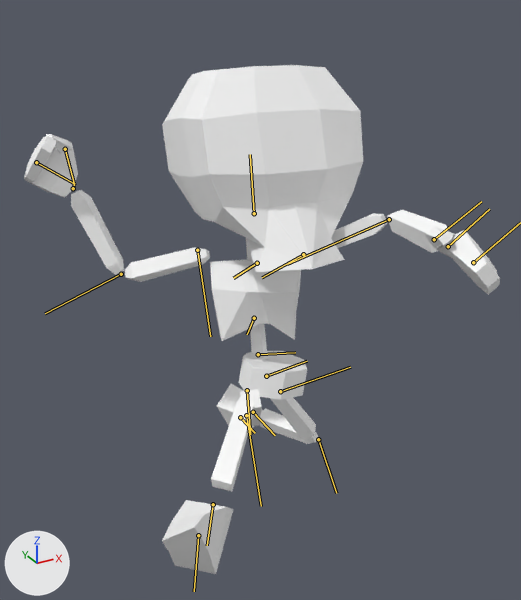
One commit to the FBX model Game/Assets/Models/George/SmallSkeleton_Animations_Alpha.fbx: the scene before it, then after it.
Before and after are seen from a 50 mm lens placed at (-1.03, -1.81, 1.94), pointed at (-0.07, -0.07, 1.07). Arrows for +X, +Y and +Z are at lower left; the lights stay in place. Both versions are drawn at frame 122 of the action 'Take 001'; the numbers are the values there. The bones that bend it are drawn over the model as lines.

Names of what the first picture shows: 'C01_Skeleton_LowPoly'.
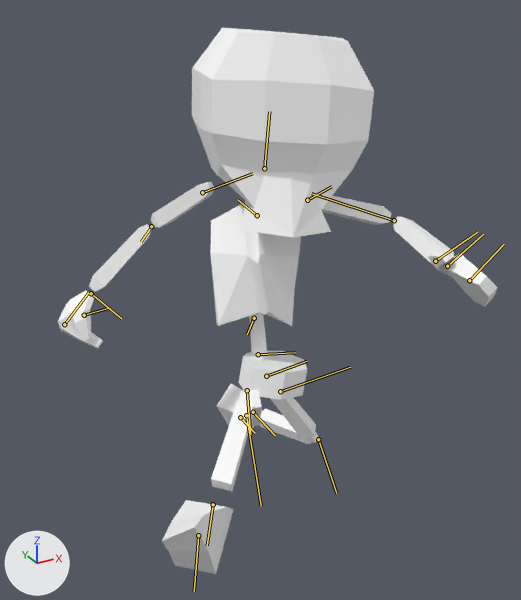
What differs and where, as boxes (x1, y1, x2, y2) in the pictures (521 x 600 px):
```json
{"object": "C01_Skeleton_LowPoly", "change": "posed", "before": [24, 65, 500, 574], "after": [58, 28, 497, 574], "on screen": "8% narrower, 7% taller"}
{"bone": "joint4", "before": "(257, 263) to (233, 278)", "after": "(257, 215) to (238, 200)"}
{"bone": "joint5", "before": "(254, 213) to (250, 154)", "after": "(264, 168) to (269, 111)"}
{"bone": "joint10", "before": "(303, 254) to (262, 277)", "after": "(307, 200) to (331, 186)"}
{"bone": "joint11", "before": "(389, 219) to (287, 264)", "after": "(394, 220) to (311, 193)"}
{"bone": "joint12", "before": "(448, 246) to (489, 209)", "after": "(447, 266) to (483, 234)"}
{"bone": "joint13", "before": "(473, 262) to (520, 222)", "after": "(469, 280) to (504, 244)"}
{"bone": "joint14", "before": "(434, 239) to (481, 201)", "after": "(435, 261) to (477, 232)"}
{"bone": "joint15", "before": "(197, 250) to (210, 336)", "after": "(202, 192) to (252, 173)"}
{"bone": "joint16", "before": "(121, 274) to (45, 313)", "after": "(151, 226) to (141, 242)"}
{"bone": "joint17", "before": "(73, 188) to (74, 183)", "after": "(91, 293) to (121, 318)"}
```

The change, as JSON lines over the scene's bpy script:
```json
{"block": "bone_joint4", "where": "bone_joint4 = bpy.data.objects['Armature'].pose.bones['joint4']  # child of 'joint3'"}
{"op": "set", "path": "bone_joint4.location", "old": "(0.0, 0.0, 0.0)", "new": "(13.4, -9.2, -1.6)"}
{"op": "set", "path": "bone_joint4.rotation_quaternion", "old": "(0.989, -0.138, 0.051, -0.001)", "new": "(0.968, -0.121, -0.009, -0.221)", "note": "degrees (-16, 6, -1) -> degrees (-13, -4, -25)"}
{"block": "bone_joint5", "where": "bone_joint5 = bpy.data.objects['Armature'].pose.bones['joint5']  # child of 'joint4'"}
{"op": "set", "path": "bone_joint5.rotation_quaternion", "old": "(0.92, 0.028, 0.39, -0.024)", "new": "(0.909, 0.048, 0.29, -0.295)", "note": "degrees (3, 46, -2) -> degrees (-6, 34, -38)"}
{"block": "bone_joint10", "where": "bone_joint10 = bpy.data.objects['Armature'].pose.bones['joint10']  # child of 'joint4'"}
{"op": "set", "path": "bone_joint10.rotation_quaternion", "old": "(0.976, 0.043, 0.203, 0.06)", "new": "(0.969, 0.1, -0.009, -0.226)", "note": "degrees (7, 23, 8) -> degrees (11, 2, -26)"}
{"block": "bone_joint11", "where": "bone_joint11 = bpy.data.objects['Armature'].pose.bones['joint11']  # child of 'joint10'"}
{"op": "set", "path": "bone_joint11.rotation_quaternion", "old": "(0.898, 0.066, -0.144, 0.411)", "new": "(0.803, 0.126, -0.183, 0.554)", "note": "degrees (0, -18, 49) -> degrees (0, -26, 69)"}
{"block": "bone_joint12", "where": "bone_joint12 = bpy.data.objects['Armature'].pose.bones['joint12']  # child of 'joint11'"}
{"op": "set", "path": "bone_joint12.rotation_quaternion", "old": "(0.833, -0.551, 0.033, -0.036)", "new": "(0.973, -0.225, -0.048, -0.01)", "note": "degrees (-67, 1, -6) -> degrees (-26, -6, 0)"}
{"block": "bone_joint13", "where": "bone_joint13 = bpy.data.objects['Armature'].pose.bones['joint13']  # child of 'joint12'"}
{"op": "set", "path": "bone_joint13.rotation_quaternion", "old": "(1.0, 0.0, 0.0, 0.025)", "new": "(0.994, 0.0, 0.0, 0.11)", "note": "degrees (0, 0, 3) -> degrees (0, 0, 13)"}
{"block": "bone_joint14", "where": "bone_joint14 = bpy.data.objects['Armature'].pose.bones['joint14']  # child of 'joint12'"}
{"op": "set", "path": "bone_joint14.rotation_quaternion", "old": "(1.0, -0.016, -0.01, 0.008)", "new": "(0.995, -0.074, -0.053, 0.043)", "note": "degrees (-2, -1, 1) -> degrees (-9, -6, 5)"}
{"block": "bone_joint15", "where": "bone_joint15 = bpy.data.objects['Armature'].pose.bones['joint15']  # child of 'joint4'"}
{"op": "set", "path": "bone_joint15.rotation_quaternion", "old": "(0.558, -0.813, -0.146, -0.083)", "new": "(0.913, 0.291, -0.217, -0.184)", "note": "degrees (-112, -17, 9) -> degrees (40, -17, -29)"}
{"block": "bone_joint16", "where": "bone_joint16 = bpy.data.objects['Armature'].pose.bones['joint16']  # child of 'joint15'"}
{"op": "set", "path": "bone_joint16.rotation_quaternion", "old": "(0.757, 0.154, -0.193, 0.605)", "new": "(0.868, 0.085, -0.159, 0.462)", "note": "degrees (0, -29, 77) -> degrees (0, -21, 56)"}
{"block": "bone_joint17", "where": "bone_joint17 = bpy.data.objects['Armature'].pose.bones['joint17']  # child of 'joint16'"}
{"op": "set", "path": "bone_joint17.rotation_quaternion", "old": "(0.923, -0.219, 0.297, -0.105)", "new": "(0.997, 0.011, -0.001, -0.073)", "note": "degrees (-33, 30, -22) -> degrees (1, 0, -8)"}
```
